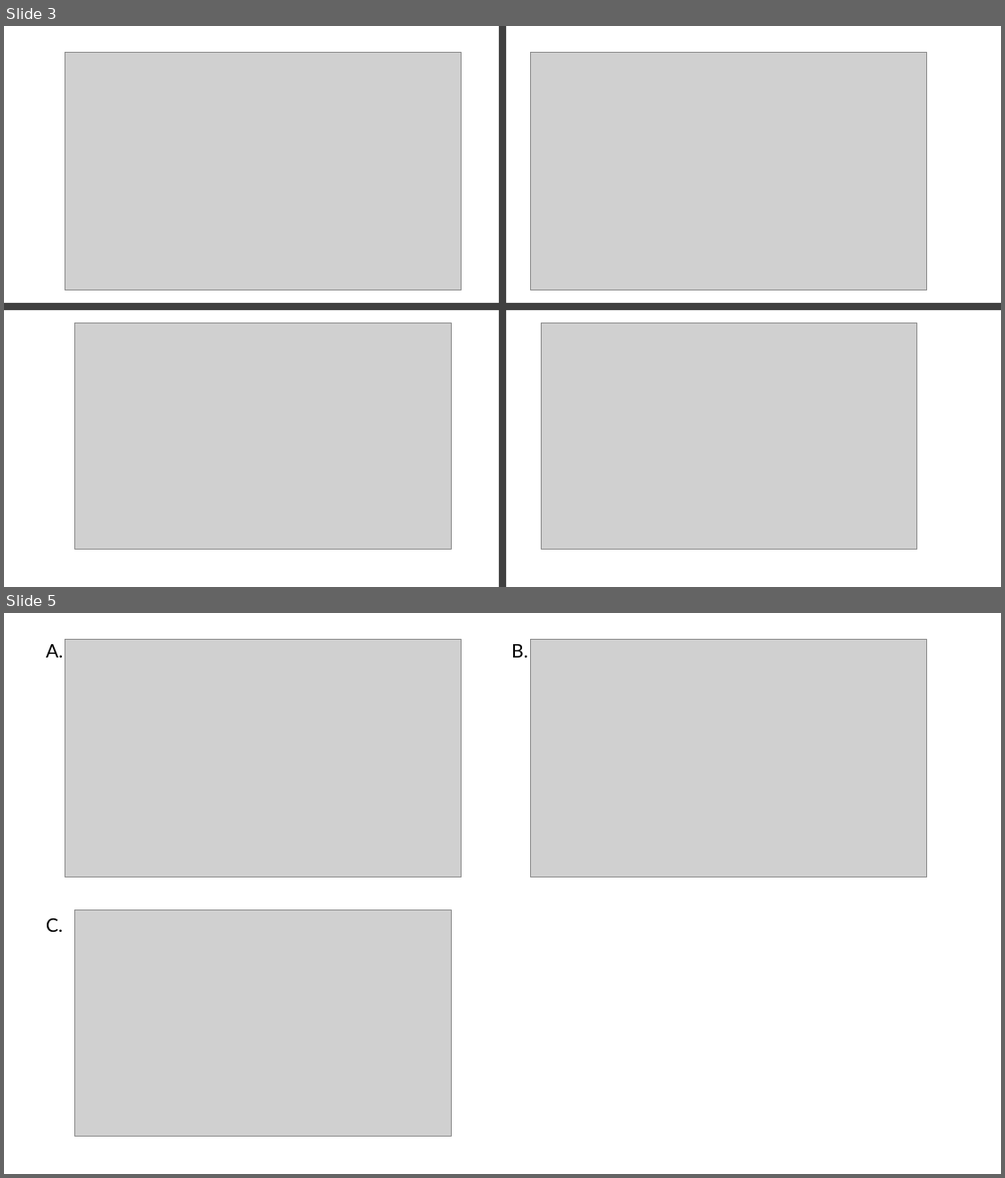
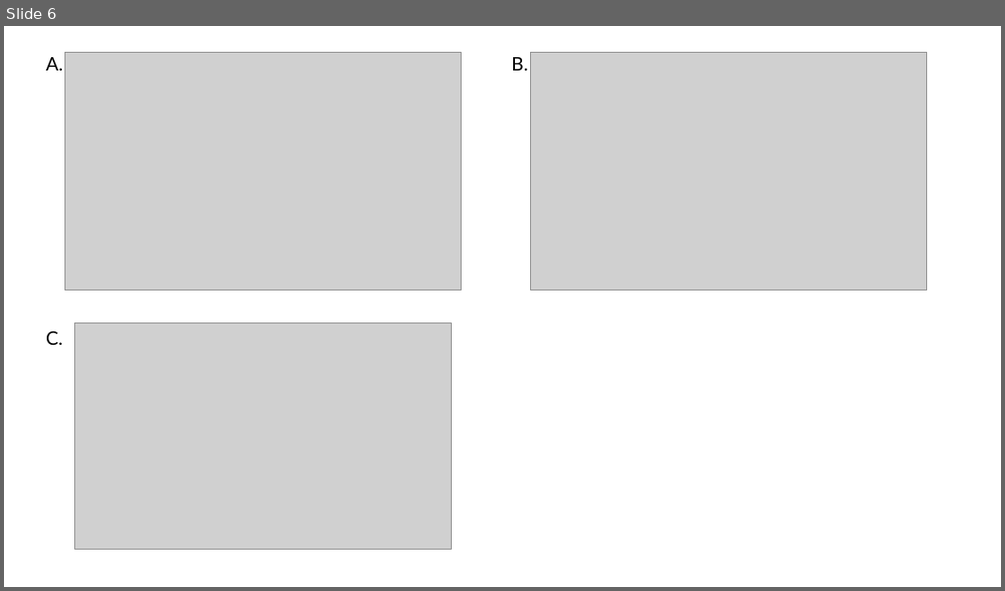
Before and after one commit to oliviafernflores/MCB580_Challenge2, a slide deck: Figures.pptx. Shown one above the other, each under a label of ours: slides 3 and 5 before the commit, slide 6 after it; the slides between them are not shown. The pictures are 1005x1178 and 1005x591 pixels, drawn with LibreOffice and Linux fonts; fonts in the diff are those of the drawing; grey boxes stand for pictures. Boxes give left, top, right and bottom in pixels: in the first picture for what was removed or moved away, otherwise in the second. Text is boxed around its words. In the diff, an @@ line names an element or a change of style, - is before the commit and + after.

```diff
--- a/Figures.pptx
+++ b/Figures.pptx
@@ slide 3 removed at [4,26,1001,587], background #FFFFFF @@
@@ picture removed at [65,52,461,290] @@
@@ rectangle removed at [499,26,507,587] @@
@@ picture removed at [531,52,928,290] @@
@@ rectangle removed at [4,303,505,310] @@
@@ rectangle removed at [500,303,1001,310] @@
@@ picture removed at [75,323,451,548] @@
@@ picture removed at [541,323,917,548] @@
@@ what was slide 5 is now slide 6 @@
```
Also in this commit, not shown: 1 slide changed, 3 slides added, 1 other slide removed, 9 other files.
